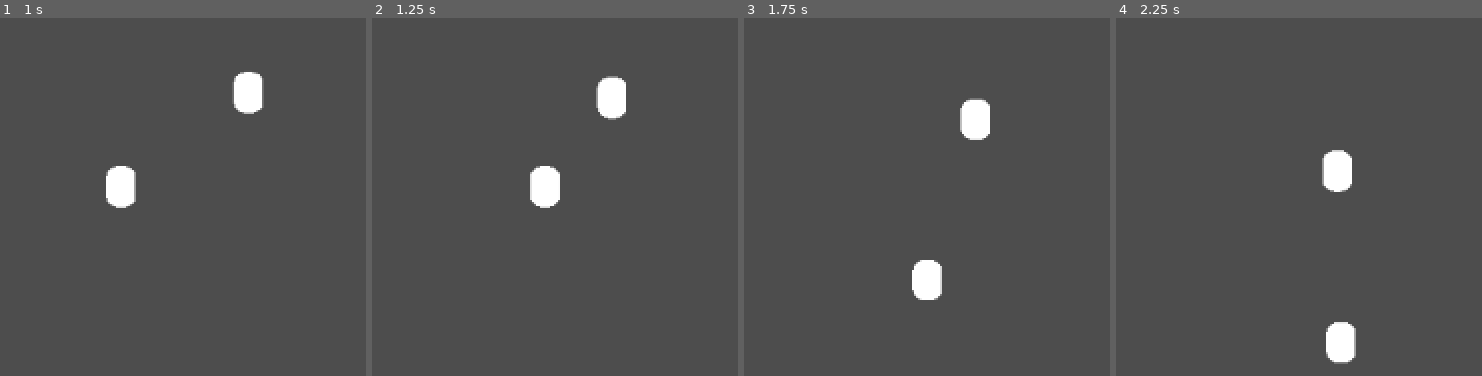
Above: before the commit, frames 1-4 (left to right).
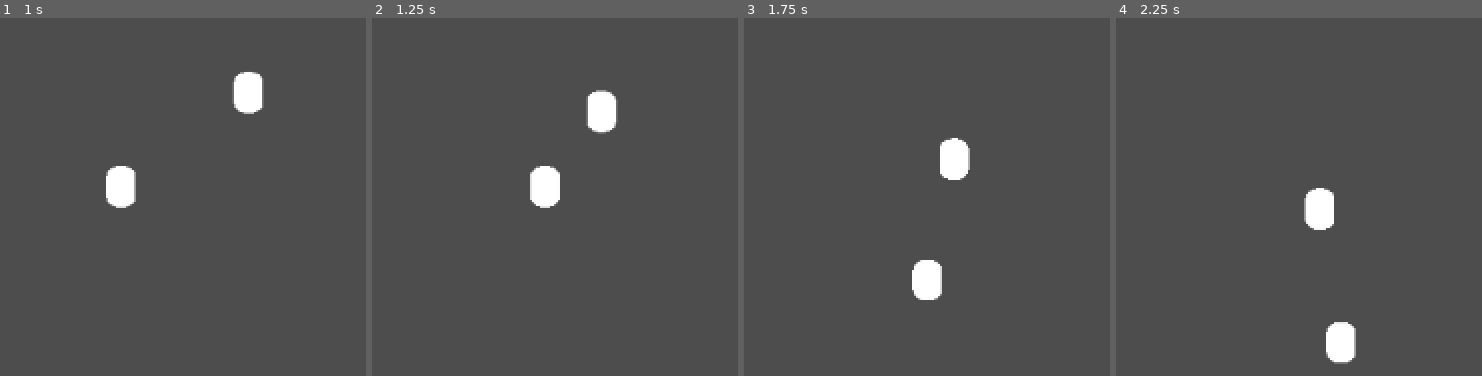
Above: after the commit, the same moments.

Repository: Protiuns/projeto-mvp
Game: Godot game, scene res://Fazes/faze_testes.tscn
Same seed, same stepped clock (60 frames per second), same inputs: the game is played once before the commit and once after it.
Inputs:
- Up to frame 1 (1 s): hold D (Direita) from 0.53 s (still down)
- Up to frame 2 (1.25 s): keep holding D (Direita)
- Up to frame 3 (1.75 s): release D (Direita) at 1.28 s; hold S (Baixo) from 1.28 s (still down)
- Up to frame 4 (2.25 s): release S (Baixo) at 2.03 s; hold D (Direita) from 2.03 s (still down)

Frame 1 is identical in both runs. In frame 2, 1.1% of the frame differs, in the area x 58-70%, y 16-33%; in frame 3, 1.7%; in frame 4, 1.7%, in the area x 51-65%, y 36-60%.

Commit message:
Terminei Arte Movimentação
huhull

Diff:
--- a/Fazes/MonstoStates.gd
+++ b/Fazes/MonstoStates.gd
@@ -6,6 +6,7 @@
 func _ready():
 	EstadoAdicionar("Parado")
 	EstadoAdicionar("Perseguindo")
+	EstadoAdicionar("Atacando")
 	call_deferred("set_estado" , estados.Parado)
 
 
@@ -15,13 +16,17 @@
 	else:
 		parent.Parado()
 func _EstadoTranzicao(delta):
-	if (parent.dir.length() > 100):
-
+	var distanciaAlvo = parent.dir.length()
+	if (distanciaAlvo < 50):
+		return estados.Atacando
+	elif(distanciaAlvo < 280):
 		return estados.Perseguindo
 	else:
 		return estados.Parado
 func _EstadoEntrar(novoEstado , antigoEstado):
 	match novoEstado:
+		estados.Atacando:
+			animacao.play("Atacando")
 		estados.Perseguindo:
 			animacao.play("Andando")
 		estados.Parado:
--- a/Fazes/faze_testes.tscn
+++ b/Fazes/faze_testes.tscn
@@ -39,19 +39,69 @@
 "method": &"IrAtras"
 }]
 }
+tracks/2/type = "value"
+tracks/2/imported = false
+tracks/2/enabled = true
+tracks/2/path = NodePath("MeshInstance2D:rotation")
+tracks/2/interp = 1
+tracks/2/loop_wrap = true
+tracks/2/keys = {
+"times": PackedFloat32Array(0),
+"transitions": PackedFloat32Array(1),
+"update": 0,
+"values": [0.0]
+}
+tracks/3/type = "value"
+tracks/3/imported = false
+tracks/3/enabled = true
+tracks/3/path = NodePath("MeshInstance2D:scale")
+tracks/3/interp = 1
+tracks/3/loop_wrap = true
+tracks/3/keys = {
+"times": PackedFloat32Array(0),
+"transitions": PackedFloat32Array(1),
+"update": 0,
+"values": [Vector2(21, 15)]
+}
 
 [sub_resource type="Animation" id="Animation_lg333"]
 resource_name = "Parado"
-tracks/0/type = "method"
-tracks/0/imported = false
-tracks/0/enabled = true
-tracks/0/path = NodePath(".")
-tracks/0/interp = 1
-tracks/0/loop_wrap = true
-tracks/0/keys = {
-"times": PackedFloat32Array(),
-"transitions": PackedFloat32Array(),
-"values": []
+loop_mode = 1
+tracks/0/type = "value"
+tracks/0/imported = false
+tracks/0/enabled = true
+tracks/0/path = NodePath("MeshInstance2D:scale")
+tracks/0/interp = 1
+tracks/0/loop_wrap = true
+tracks/0/keys = {
+"times": PackedFloat32Array(0, 0.6, 1),
+"transitions": PackedFloat32Array(1, 1, 1),
+"update": 0,
+"values": [Vector2(21, 15), Vector2(22.425, 16.018), Vector2(21, 15)]
+}
+tracks/1/type = "value"
+tracks/1/imported = false
+tracks/1/enabled = true
+tracks/1/path = NodePath("MeshInstance2D:position")
+tracks/1/interp = 1
+tracks/1/loop_wrap = true
+tracks/1/keys = {
+"times": PackedFloat32Array(0),
+"transitions": PackedFloat32Array(1),
+"update": 0,
+"values": [Vector2(0, 0)]
+}
+tracks/2/type = "value"
+tracks/2/imported = false
+tracks/2/enabled = true
+tracks/2/path = NodePath("MeshInstance2D:rotation")
+tracks/2/interp = 1
+tracks/2/loop_wrap = true
+tracks/2/keys = {
+"times": PackedFloat32Array(0),
+"transitions": PackedFloat32Array(1),
+"update": 0,
+"values": [0.0]
 }
 
 [sub_resource type="Animation" id="Animation_j8gfp"]
@@ -67,11 +117,65 @@
 "transitions": PackedFloat32Array(1),
 "update": 0,
 "values": [Vector2(0, 0)]
+}
+tracks/1/type = "value"
+tracks/1/imported = false
+tracks/1/enabled = true
+tracks/1/path = NodePath("MeshInstance2D:scale")
+tracks/1/interp = 1
+tracks/1/loop_wrap = true
+tracks/1/keys = {
+"times": PackedFloat32Array(0),
+"transitions": PackedFloat32Array(1),
+"update": 0,
+"values": [Vector2(21, 15)]
+}
+tracks/2/type = "value"
+tracks/2/imported = false
+tracks/2/enabled = true
+tracks/2/path = NodePath("MeshInstance2D:rotation")
+tracks/2/interp = 1
+tracks/2/loop_wrap = true
+tracks/2/keys = {
+"times": PackedFloat32Array(0),
+"transitions": PackedFloat32Array(1),
+"update": 0,
+"values": [0.0]
+}
+
+[sub_resource type="Animation" id="Animation_xabta"]
+resource_name = "Atacando"
+loop_mode = 1
+step = 0.05
+tracks/0/type = "value"
+tracks/0/imported = false
+tracks/0/enabled = true
+tracks/0/path = NodePath("MeshInstance2D:position")
+tracks/0/interp = 1
+tracks/0/loop_wrap = true
+tracks/0/keys = {
+"times": PackedFloat32Array(0, 0.05, 0.2, 0.25, 0.3, 0.45, 0.5),
+"transitions": PackedFloat32Array(1, 1, 1, 1, 1, 1, 1),
+"update": 0,
+"values": [Vector2(0, 0), Vector2(10, 0), Vector2(-10, 0), Vector2(0, 0), Vector2(10, 0), Vector2(-10, 0), Vector2(0, 0)]
+}
+tracks/1/type = "value"
+tracks/1/imported = false
+tracks/1/enabled = true
+tracks/1/path = NodePath("MeshInstance2D:rotation")
+tracks/1/interp = 1
+tracks/1/loop_wrap = true
+tracks/1/keys = {
+"times": PackedFloat32Array(0, 0.05, 0.2, 0.25, 0.3, 0.45, 0.5),
+"transitions": PackedFloat32Array(1, 1, 1, 1, 1, 1, 1),
+"update": 0,
+"values": [0.0, 0.523599, -0.523599, 0.0, 0.523599, -0.523599, 0.0]
 }
 
 [sub_resource type="AnimationLibrary" id="AnimationLibrary_pgntd"]
 _data = {
 "Andando": SubResource("Animation_f4178"),
+"Atacando": SubResource("Animation_xabta"),
 "Parado": SubResource("Animation_lg333"),
 "RESET": SubResource("Animation_j8gfp")
 }
Not shown: 1 places in Fazes/faze_testes.tscn that only renumber resources
Binary file changed: Imagens/AspriteAssets/Linkinho.aseprite
